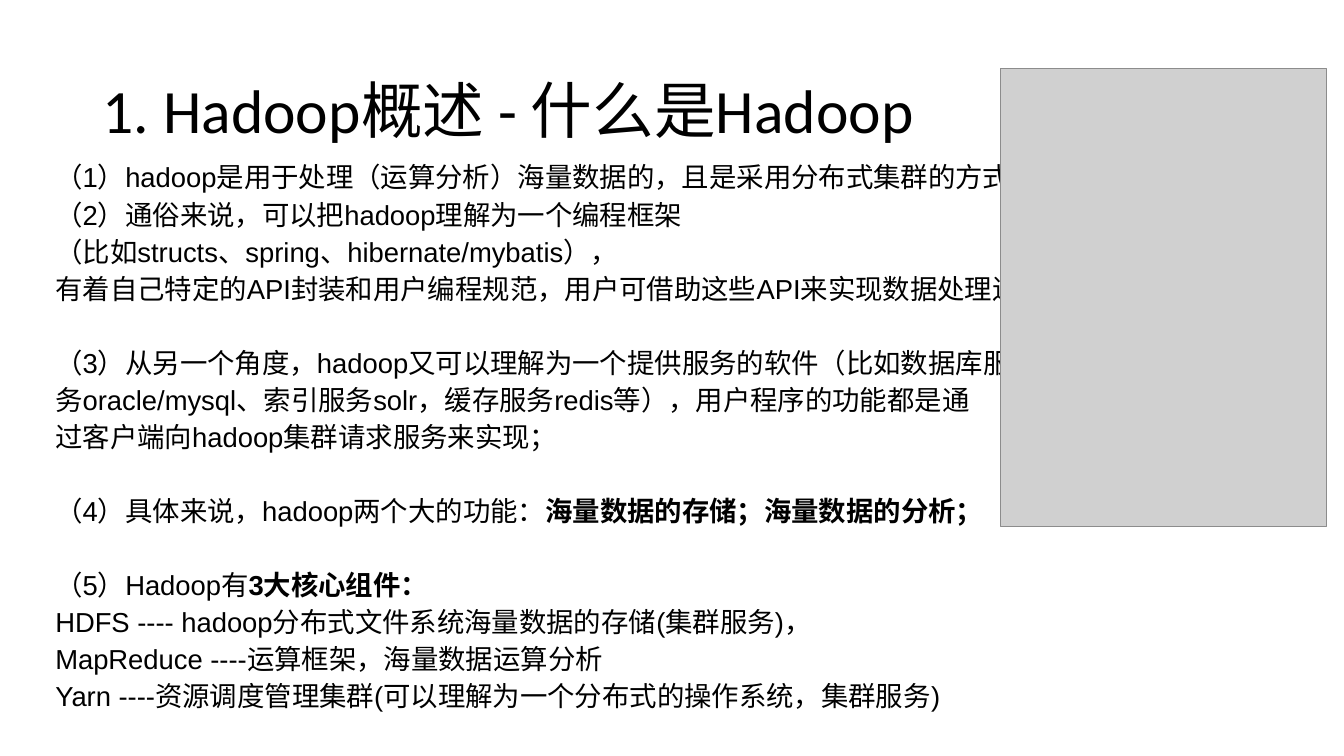
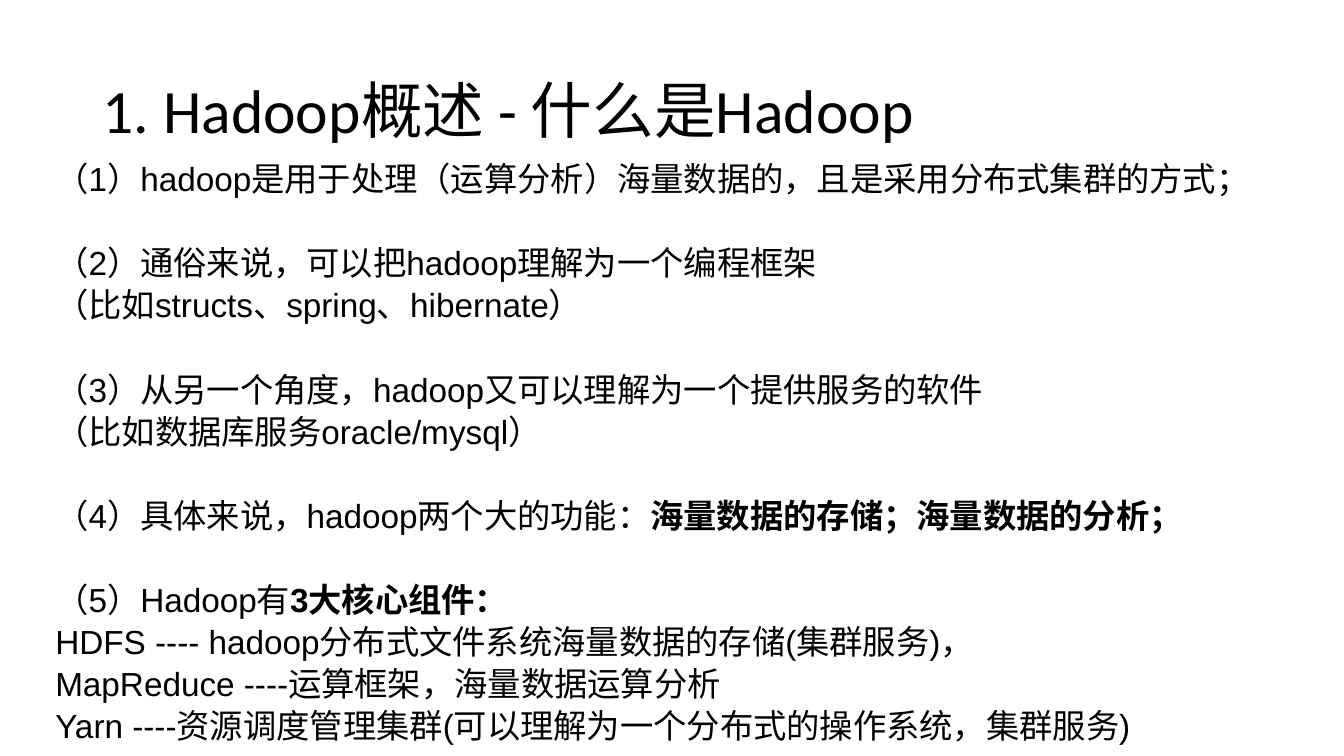
Before and after one commit to refuil/hadoopAction, a slide deck: slide 8 of 第一章 Hadoop概述与安装.pptx (slide 6 before the commit). Drawn at 1344x756 pixels with LibreOffice and Linux fonts; fonts in the diff are those of the drawing; grey boxes stand for pictures. Boxes give left, top, right and bottom in pixels: in the first picture for what was removed or moved away, otherwise in the second. Text is boxed around its words. In the diff, an @@ line names an element or a change of style, - is before the commit and + after.

```diff
--- a/第一章 Hadoop概述与安装.pptx
+++ b/第一章 Hadoop概述与安装.pptx
@@ picture removed at [1001, 69, 1328, 526] @@
@@ text at [55, 162, 1249, 744]: size 19.6 to 23.8 pt in "（1）hadoop是用于处理（运算分析）海量数据的，且是采用分布式集群的方式；", "（2）通俗来说，可以把hadoop理解为一个编程框架", "（4）具体来说，hadoop两个大的功能：海量数据的存储；海量数据的分析；", "（5）Hadoop有3大核心组件：" and 3 more places @@
@@ text at [55, 288, 983, 451]: text changed; size 19.6 to 23.8 pt @@
-（比如structs、spring、hibernate/mybatis），
-有着自己特定的API封装和用户编程规范，用户可借助这些API来实现数据处理逻辑；
-（3）从另一个角度，hadoop又可以理解为一个提供服务的软件（比如数据库服
-务oracle/mysql、索引服务solr，缓存服务redis等），用户程序的功能都是通
-过客户端向hadoop集群请求服务来实现；
+（比如structs、spring、hibernate）
+（3）从另一个角度，hadoop又可以理解为一个提供服务的软件
+（比如数据库服务oracle/mysql）
```
Also in this commit, not shown: 14 other slides changed, 9 slides added, 1 slide removed, 5 other files.
